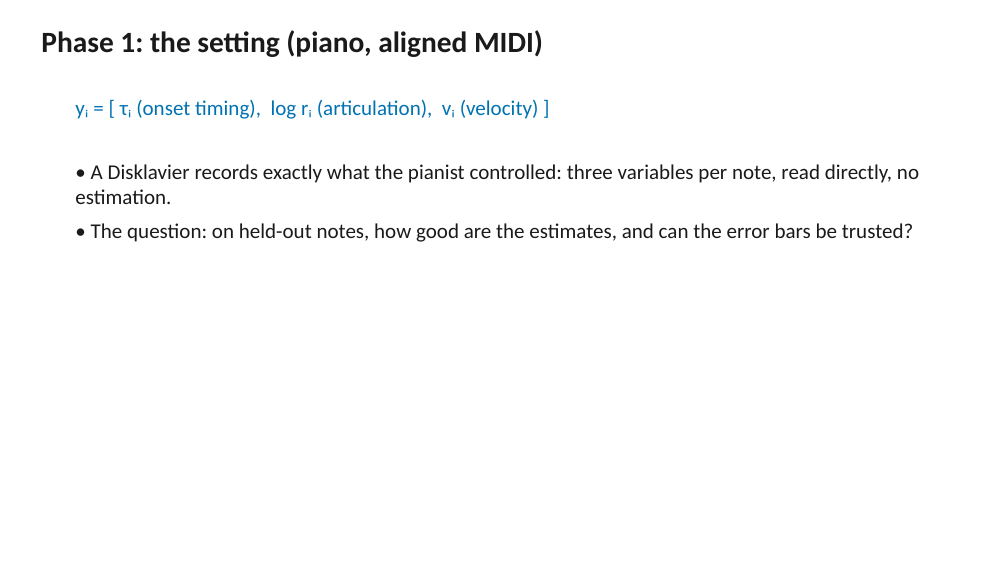
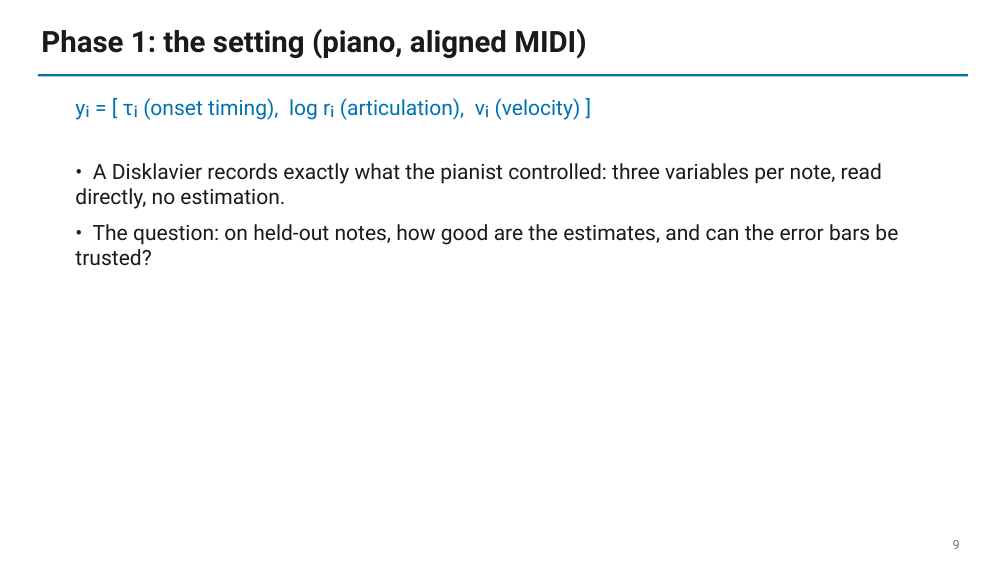
Before and after one commit to raylalang/score-bundle, a slide deck: slide 9 of docs/slides/deck_week.pptx. Drawn at 1008x567 pixels with LibreOffice and Linux fonts; fonts in the diff are those of the drawing. Boxes give left, top, right and bottom in pixels: in the first picture for what was removed or moved away, otherwise in the second. Text is boxed around its words. In the diff, an @@ line names an element or a change of style, - is before the commit and + after.

```diff
--- a/docs/slides/deck_week.pptx
+++ b/docs/slides/deck_week.pptx
@@ text "Phase 1: the setting (piano, ..." at (x1=41, y1=29, x2=586, y2=59): font Calibri to Roboto @@
@@ rectangle added at (x1=38, y1=74, x2=968, y2=76), fill #0072B2 @@
@@ text "yᵢ = [ τᵢ (onset ..." at (x1=75, y1=98, x2=581, y2=120): font Calibri to Roboto @@
@@ text "• A Disklavier records exactly ..." at (x1=75, y1=163, x2=898, y2=266): font Calibri to Roboto; more space between paragraphs @@
@@ text added at (x1=953, y1=540, x2=960, y2=549), 12 pt, text #6B7280 @@
+9
```
Also in this commit, not shown: 21 other slides changed, 1 other file.
